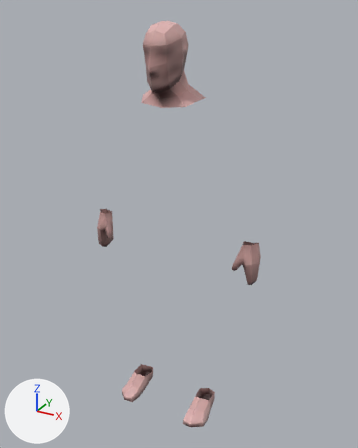
A saved change to the FBX model models/guy/guy.fbx.
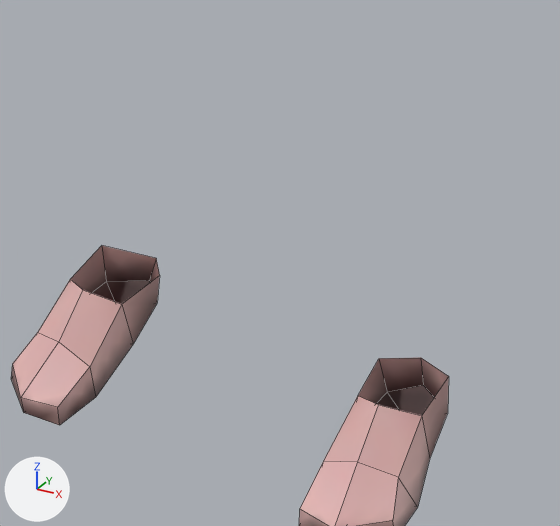
Each version is shown whole from a 50 mm lens placed at (0.997, -1.714, 1.841), pointed at (0.031, 0.043, 0.963), then close up on the part from 33% to 67% of the width and 70% to 95% of the height. Every picture has the same lights, and +X, +Y and +Z are marked at lower left. The close-ups show mesh edges as thin lines. Where no turn or scale is listed for an object, it has been applied to the vertices.

The first close-up shows 'man'.
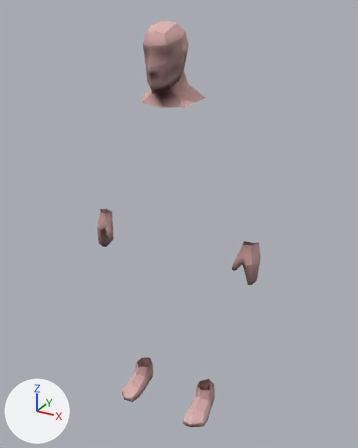
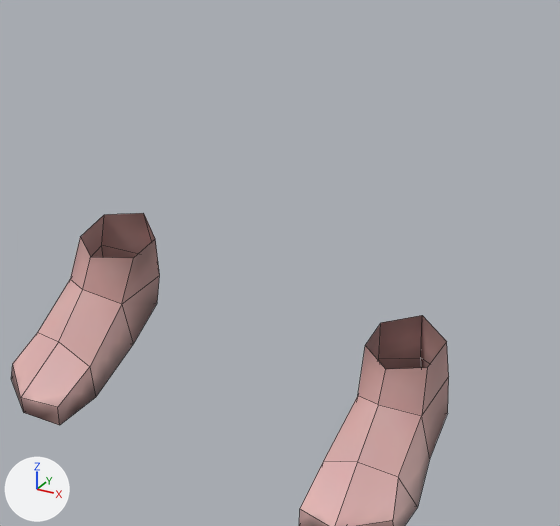
The change in detail:
me_man is used by ob_man; location (0.0, 0.0, 0.0).
Verts and faces of me_man; kept vertices keep their numbers, new ones are numbered from 173.
Before the commit, vertices of me_man: 42 (0.18, -0.02, 0.1) at pixel (378, 404), 43 (0.15, 0.0, 0.07) at pixel (357, 395), 44 (0.14, 0.07, 0.07) at pixel (378, 358), 45 (0.17, 0.11, 0.05) at pixel (420, 357), 46 (0.22, 0.07, 0.08) at pixel (448, 376).
Before the commit, vertices of me_man: 47 (0.22, 0.01, 0.07) at pixel (421, 415).
Before the commit, vertices of me_man: 121 (-0.18, -0.02, 0.1) at pixel (82, 289), 122 (-0.15, 0.0, 0.07) at pixel (121, 304), 123 (-0.14, 0.07, 0.07) at pixel (159, 275), 124 (-0.17, 0.11, 0.05) at pixel (156, 258), 125 (-0.22, 0.07, 0.08) at pixel (101, 245).
Before the commit, vertices of me_man: 126 (-0.22, 0.01, 0.07) at pixel (70, 279).
me_man had 173 vertices, 152 faces and spanned x -0.41..0.41, y -0.14..0.12, z 0.0..1.79.
me_man now has 185 vertices, 164 faces and spans x -0.41..0.41, y -0.14..0.12, z 0.0..1.79.
Part 1, on me_man:
New vertex 173 is at (0.14, 0.02, 0.12), pixel (365, 345).
New vertex 174 is at (0.21, 0.02, 0.12), pixel (427, 367).
New vertex 176 is at (0.18, -0.01, 0.13), pixel (385, 369).
New vertex 177 is at (0.14, 0.06, 0.12), pixel (380, 322).
New vertex 178 is at (0.18, 0.09, 0.12), pixel (422, 315).
New vertex 179 is at (0.21, 0.07, 0.12), pixel (446, 341).
New faces: (42, 176, 173, 43), (43, 173, 177, 44), (44, 177, 178, 45), (45, 178, 179, 46), (46, 179, 174, 47), (42, 47, 174, 176).
Part 2, on me_man:
New vertex 175 is at (-0.21, 0.02, 0.12), pixel (80, 236).
New vertex 180 is at (-0.18, -0.01, 0.13), pixel (90, 256).
New vertex 181 is at (-0.14, 0.02, 0.12), pixel (133, 257).
New vertex 182 is at (-0.14, 0.06, 0.12), pixel (155, 238).
New vertex 183 is at (-0.18, 0.09, 0.12), pixel (143, 213).
New vertex 184 is at (-0.21, 0.07, 0.12), pixel (104, 214).
New faces: (121, 122, 181, 180), (122, 123, 182, 181), (123, 124, 183, 182), (124, 125, 184, 183), (125, 126, 175, 184), (121, 180, 175, 126).

Location of each change, (x1, y1, x2, y2) in pixels of the close-ups (560 x 526 px):
'man', reshaped
    before: (11, 246, 449, 526)
    after: (11, 213, 449, 526)
part 1 of me_man, added (brown)
    after: (358, 315, 449, 415)
part 2 of me_man, added (brown)
    after: (70, 213, 160, 304)
